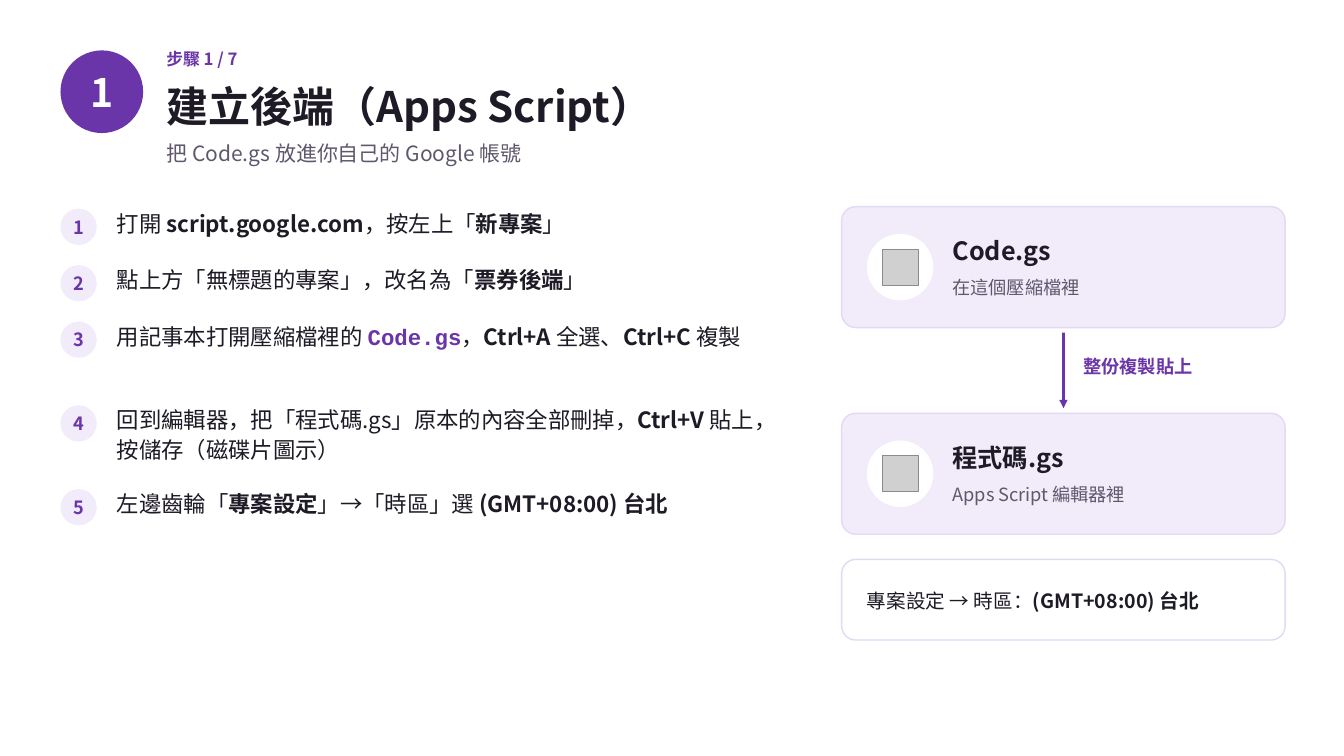
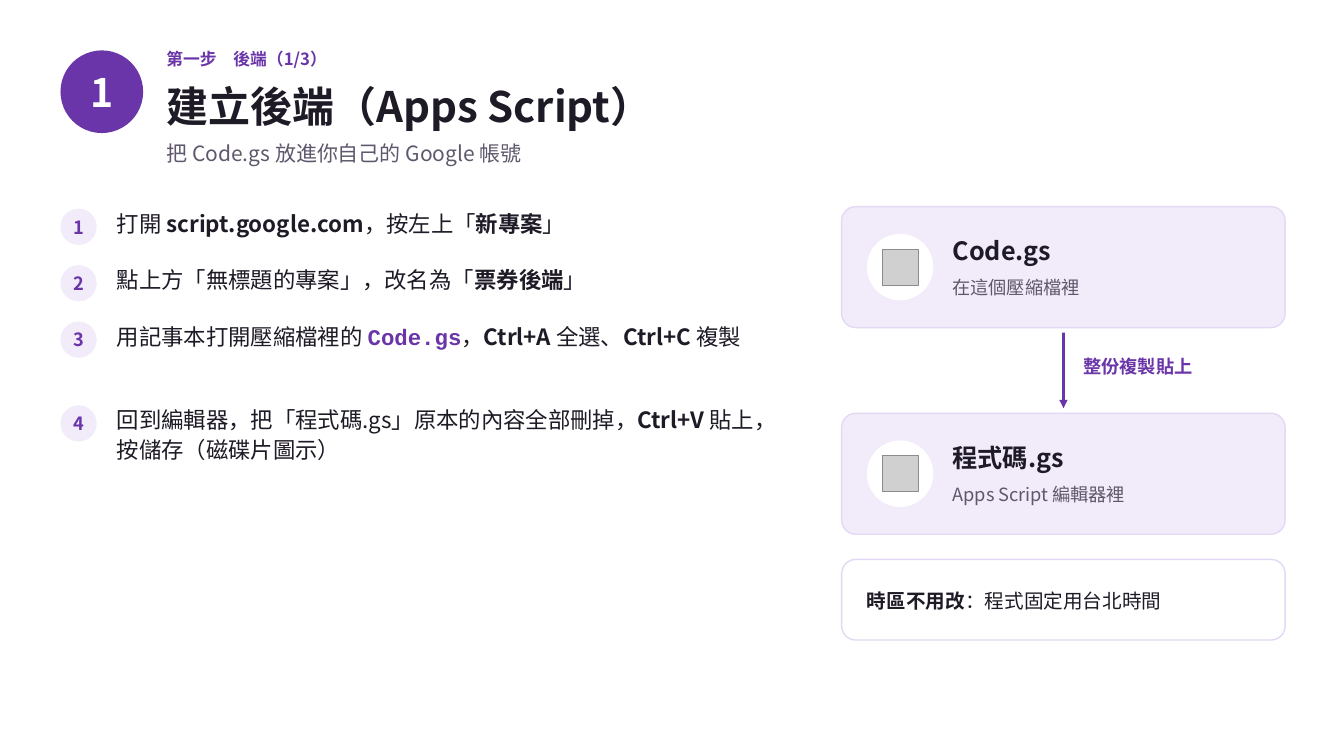
Before and after one commit to ktt823/ticket-wallet-kit, a slide deck: slide 4 of 票券-自己架一套/安裝說明.pptx. Drawn at 1344x756 pixels with LibreOffice and Linux fonts; fonts in the diff are those of the drawing; grey boxes stand for pictures. Boxes give left, top, right and bottom in pixels: in the first picture for what was removed or moved away, otherwise in the second. Text is boxed around its words. In the diff, an @@ line names an element or a change of style, - is before the commit and + after.

```diff
--- a/票券-自己架一套/安裝說明.pptx
+++ b/票券-自己架一套/安裝說明.pptx
@@ text at <box>166,50,327,68</box>: text changed @@
-步驟 1 / 7
+第一步 後端（1/3）
@@ ellipse removed at <box>60,489,97,525</box> @@
@@ text removed at <box>73,500,84,514</box> @@
-5
@@ text removed at <box>117,493,669,517</box> @@
-左邊齒輪「專案設定」→「時區」選 (GMT+08:00) 台北
@@ text at <box>867,591,1162,610</box>: text changed; bold off @@
-專案設定 → 時區：(GMT+08:00) 台北
+時區不用改：程式固定用台北時間
```
Also in this commit, not shown: 10 other slides changed, 2 slides removed, 8 other files.
